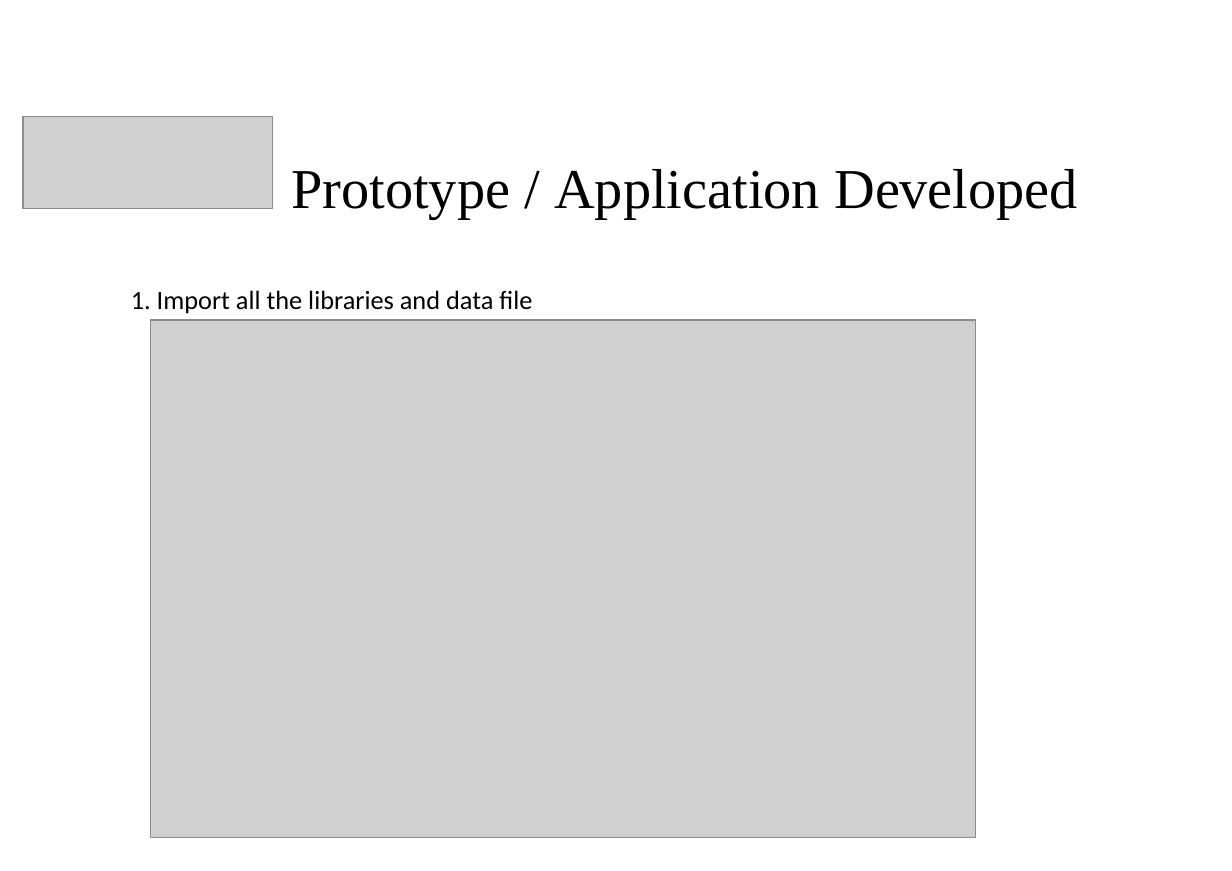
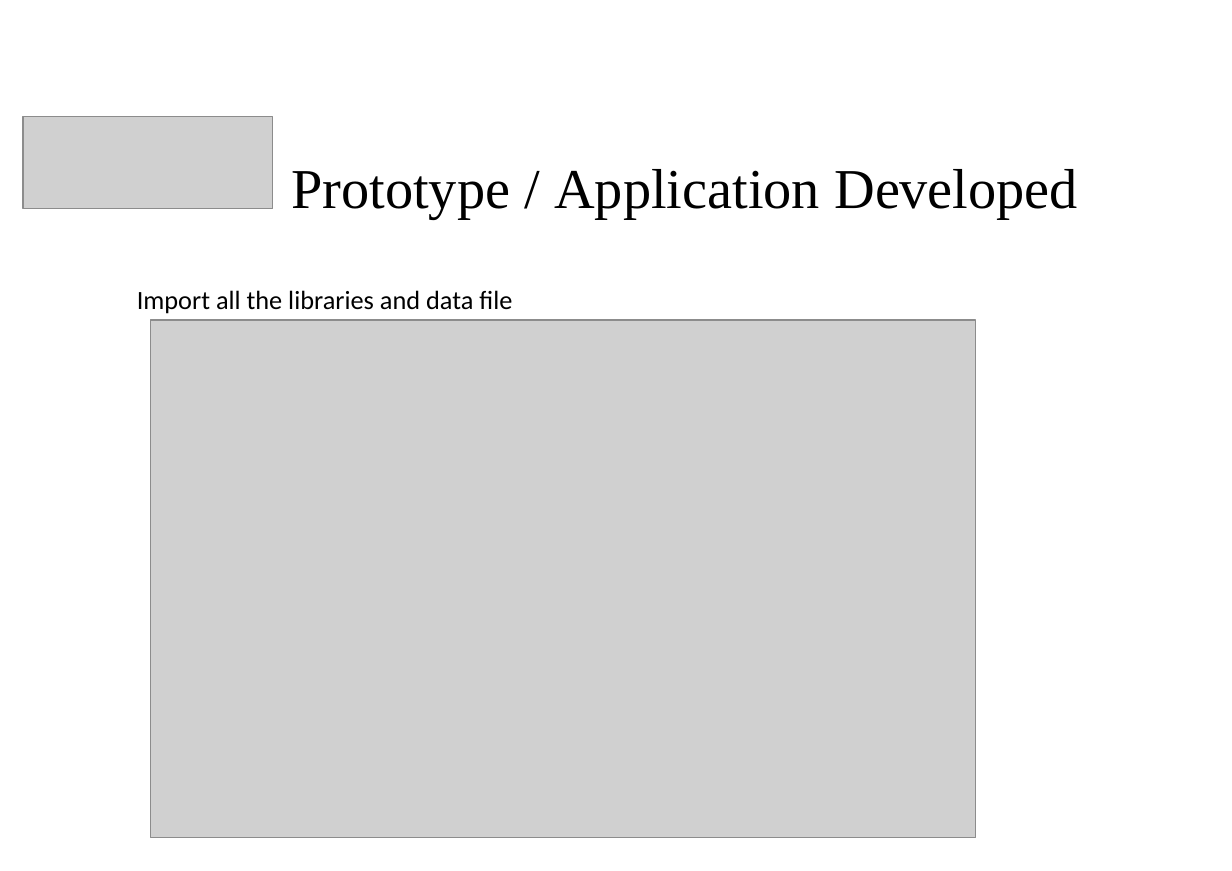
Before and after one commit to priyanshimaheshwari/Navigating-Stock-Markets-with-LSTM-Insights, a slide deck: slide 13 of AI_Project.pptx. Drawn at 1232x871 pixels with LibreOffice and Linux fonts; fonts in the diff are those of the drawing; grey boxes stand for pictures. Boxes give left, top, right and bottom in pixels: in the first picture for what was removed or moved away, otherwise in the second. Text is boxed around its words. In the diff, an @@ line names an element or a change of style, - is before the commit and + after.

```diff
--- a/AI_Project.pptx
+++ b/AI_Project.pptx
@@ text at <box>137,290,512,314</box>: text changed @@
-1. Import all the libraries and data file
+Import all the libraries and data file
```
Also in this commit, not shown: 3 other slides changed.
